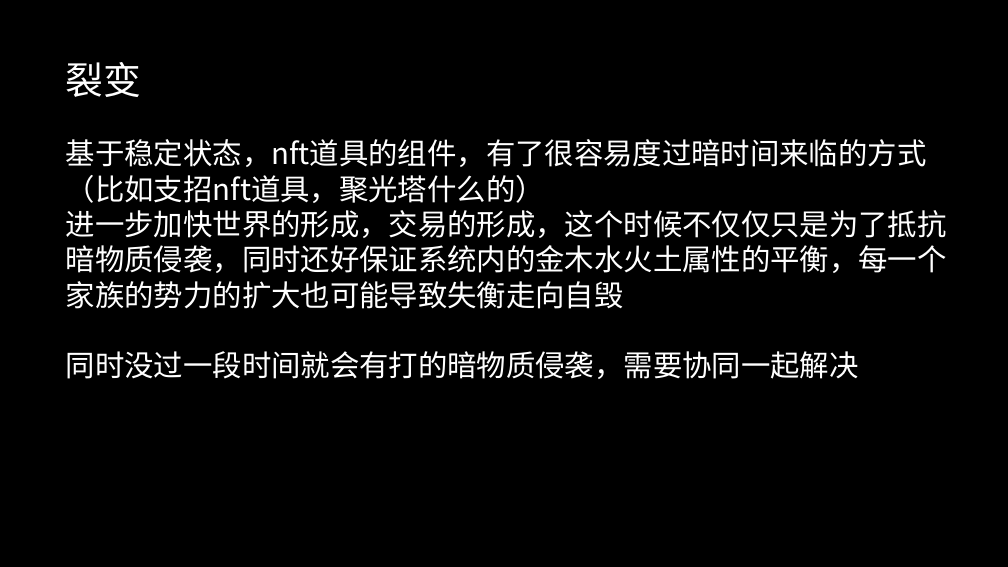
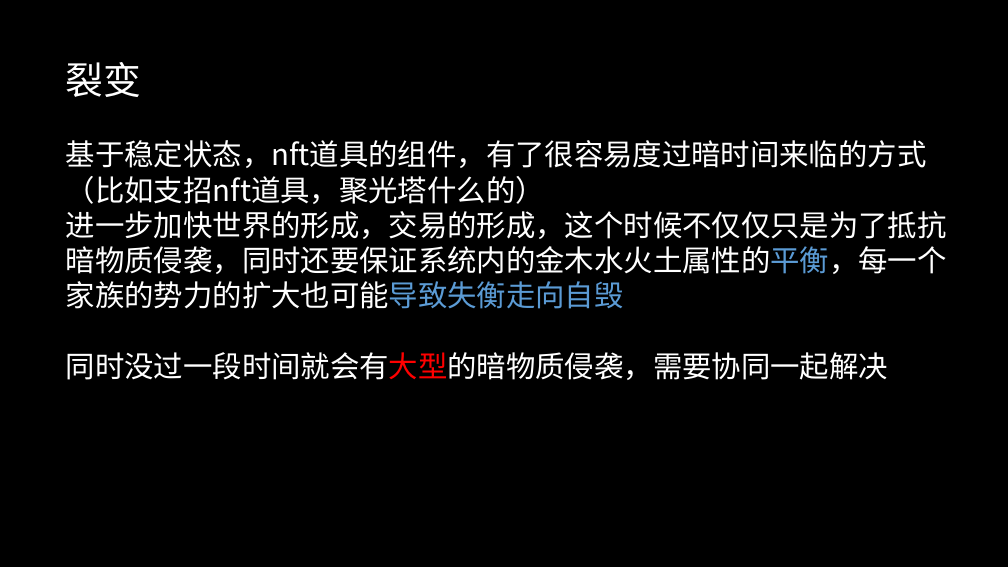
Before and after one commit to WhiteMatrixTech/Metaverse-Developers, a slide deck: slide 4 of projects/8/元宇宙项目介绍ppt.pptx (slide 3 before the commit). Drawn at 1008x567 pixels with LibreOffice and Linux fonts; fonts in the diff are those of the drawing. Boxes give left, top, right and bottom in pixels: in the first picture for what was removed or moved away, otherwise in the second. Text is boxed around its words. In the diff, an @@ line names an element or a change of style, - is before the commit and + after.

```diff
--- a/projects/8/元宇宙项目介绍ppt.pptx
+++ b/projects/8/元宇宙项目介绍ppt.pptx
@@ text at bbox=[66, 246, 947, 274]: text changed @@
-暗物质侵袭，同时还好保证系统内的金木水火土属性的平衡，每一个
+暗物质侵袭，同时还要保证系统内的金木水火土属性的平衡，每一个
@@ text at bbox=[66, 281, 624, 309]: text colour #FFFFFF to #5B9BD5 in "家族的势力的扩大也可能导致失衡走向自毁" @@
@@ text at bbox=[66, 352, 888, 380]: text changed @@
-同时没过一段时间就会有打的暗物质侵袭，需要协同一起解决
+同时没过一段时间就会有大型的暗物质侵袭，需要协同一起解决
```
Also in this commit, not shown: 3 other slides changed, 4 slides added, 1 other file.
